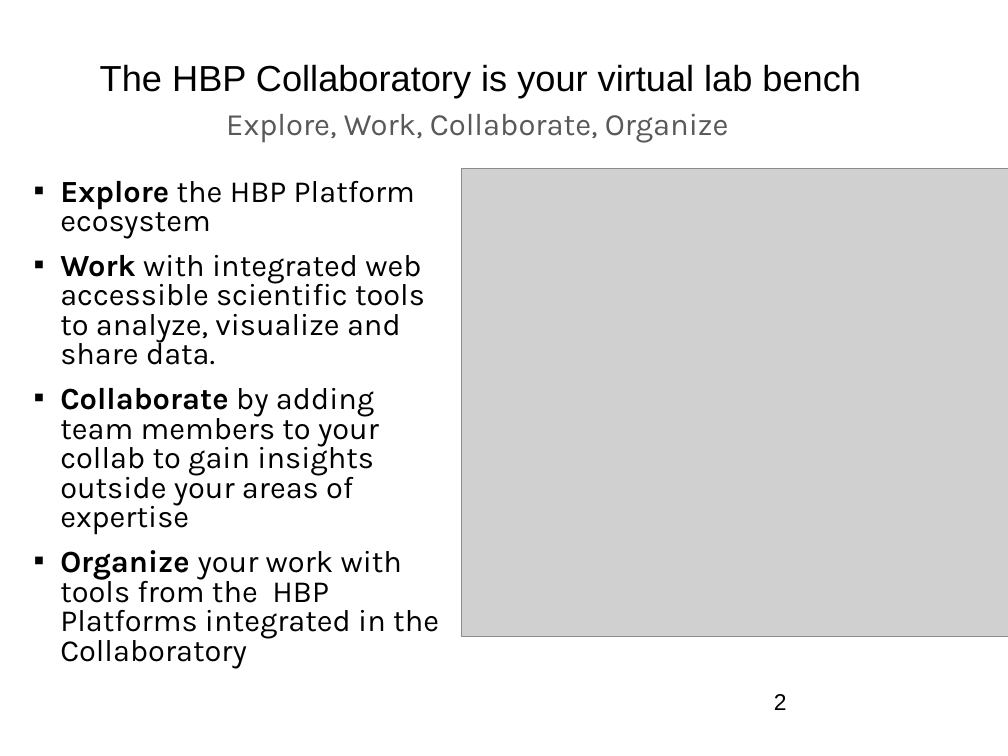
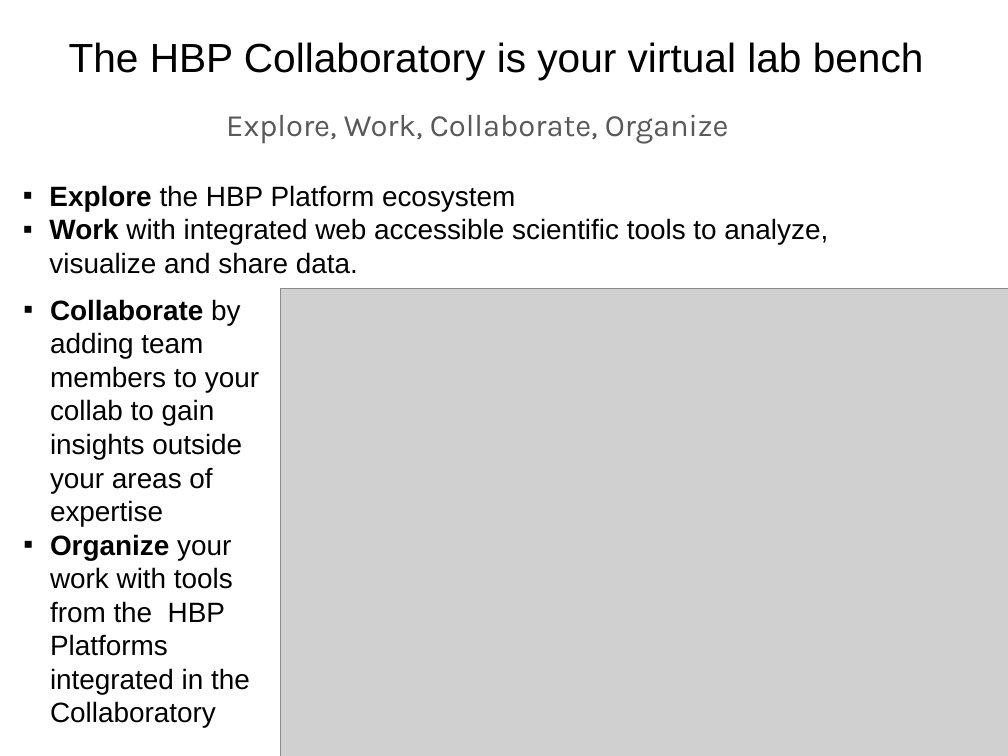
Before and after one commit to NeuralEnsemble/NeuroinformaticsTutorial, a slide deck: slide 2 of Part_1_Resources_for_computational_modellers/8_Web_portals/4_HBPCollaboratory.pptx. Drawn at 1008x756 pixels with LibreOffice and Linux fonts; fonts in the diff are those of the drawing; grey boxes stand for pictures. Boxes give left, top, right and bottom in pixels: in the first picture for what was removed or moved away, otherwise in the second. Text is boxed around its words. In the diff, an @@ line names an element or a change of style, - is before the commit and + after.

```diff
--- a/Part_1_Resources_for_computational_modellers/8_Web_portals/4_HBPCollaboratory.pptx
+++ b/Part_1_Resources_for_computational_modellers/8_Web_portals/4_HBPCollaboratory.pptx
@@ text "The HBP Collaboratory is your ...": place and size @@
-text "The HBP Collaboratory is your ..." at bbox=[100, 64, 861, 98]
+text "The HBP Collaboratory is your ..." at bbox=[69, 42, 924, 79]
@@ text "The HBP Collaboratory is your ..." at bbox=[69, 42, 924, 79]: size 28.5 to 32 pt; alignment left to centre; line spacing 0.8 to 0.9 @@
@@ text added at bbox=[49, 185, 828, 274], 22 pt, text #000000 @@
+▪ Explore the HBP Platform ecosystem
+▪ Work with integrated web accessible scientific tools to analyze, visualize and share data.
@@ text at bbox=[60, 181, 425, 365]: paragraphs removed @@
-▪ Explore the HBP Platform ecosystem
-▪ Work with integrated web accessible scientific tools to analyze, visualize and share data.
@@ text "Collaborate by adding team members ...": place and size @@
-text "Collaborate by adding team members ..." at bbox=[60, 181, 439, 669]
+text "Collaborate by adding team members ..." at bbox=[50, 299, 259, 727]
@@ text "Collaborate by adding team members ..." at bbox=[50, 299, 259, 727]: size 24.2 to 22 pt, font Karla to Arial; line spacing 0.8 to 1; less space between paragraphs @@
@@ picture: place and size @@
-picture at bbox=[462, 168, 1008, 637]
+picture at bbox=[281, 288, 1008, 756]
@@ page number removed at bbox=[774, 694, 787, 710] @@
-2
```
Also in this commit, not shown: 3 other slides changed, 9 other files.
